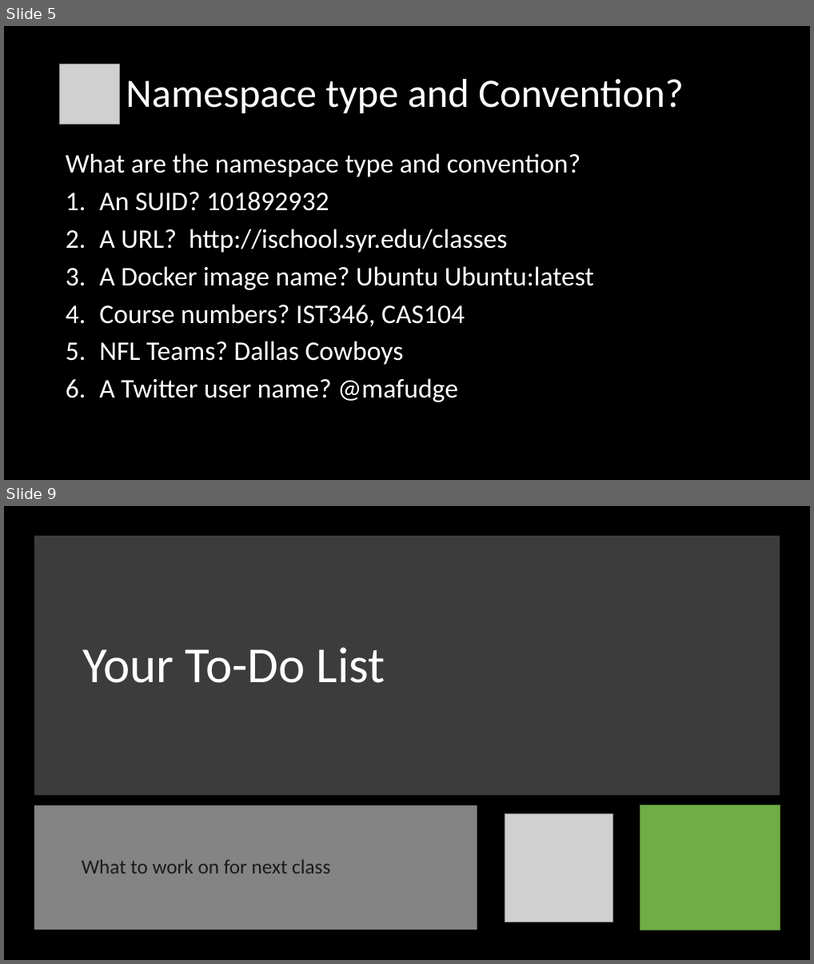
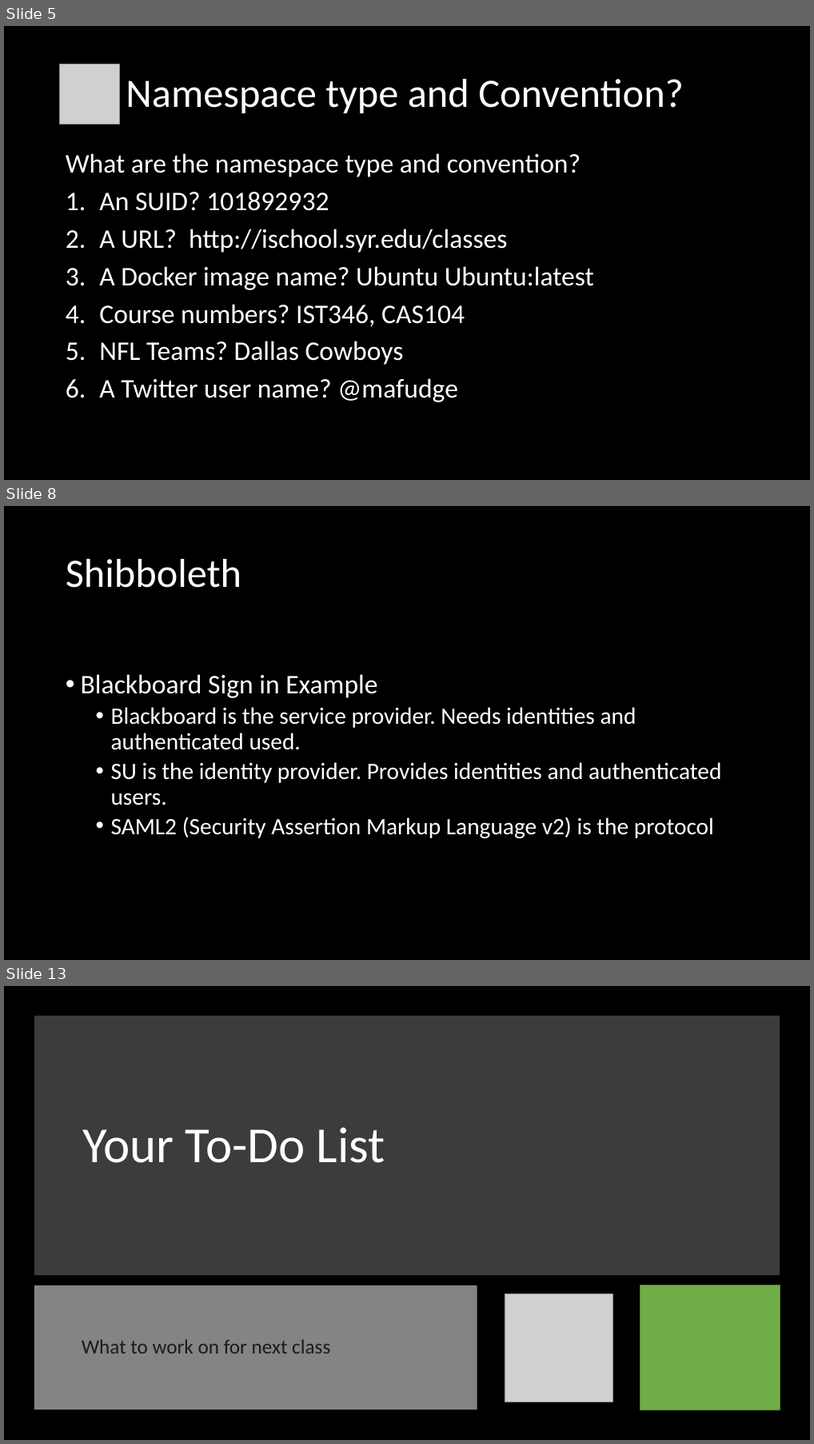
Before and after one commit to orstewar/ist346-content, a slide deck: content/12-namspaces-identity-management.pptx. Shown one above the other, each under a label of ours: slides 5 and 9 before the commit, slides 5, 8 and 13 after it; the slides between them are not shown. The pictures are 814x964 and 814x1444 pixels, drawn with LibreOffice and Linux fonts; fonts in the diff are those of the drawing; grey boxes stand for pictures. Boxes give left, top, right and bottom in pixels: in the first picture for what was removed or moved away, otherwise in the second. Text is boxed around its words. In the diff, an @@ line names an element or a change of style, - is before the commit and + after.

```diff
--- a/content/12-namspaces-identity-management.pptx
+++ b/content/12-namspaces-identity-management.pptx
@@ slide 8 added at box(4, 506, 810, 960), background #000000 @@
@@ title added at box(66, 559, 242, 588), 48 pt, text #FFFFFF @@
+Shibboleth
@@ text added at box(81, 674, 722, 838), 28 pt, text #FFFFFF @@
+• Blackboard Sign in Example
+  • Blackboard is the service provider. Needs identities and authenticated used.
+  • SU is the identity provider. Provides identities and authenticated users.
+  • SAML2 (Security Assertion Markup Language v2) is the protocol
@@ what was slide 9 is now slide 13 @@
```
Also in this commit, not shown: 3 slides changed, 3 other slides added, 2 other files.
